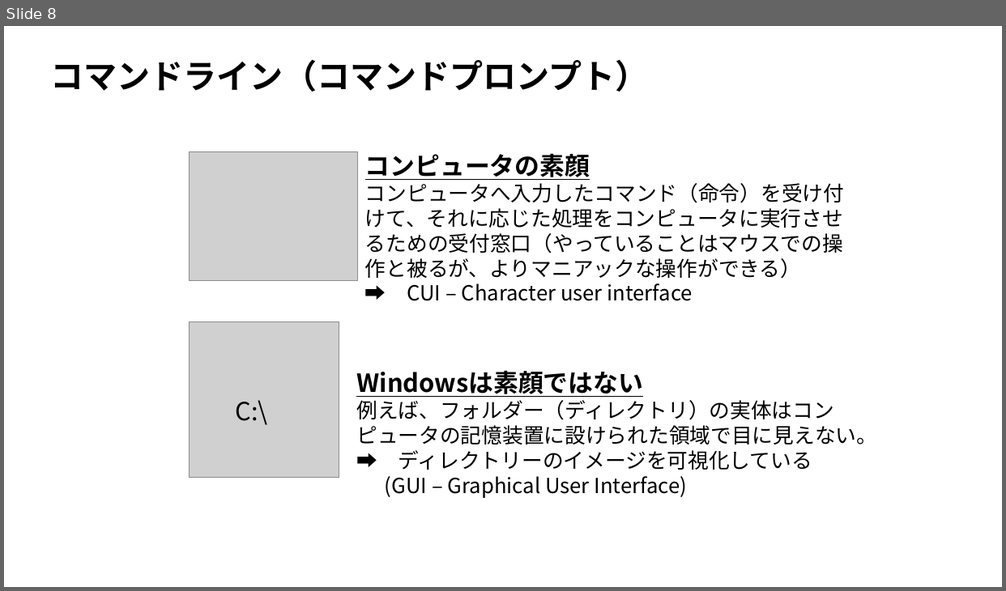
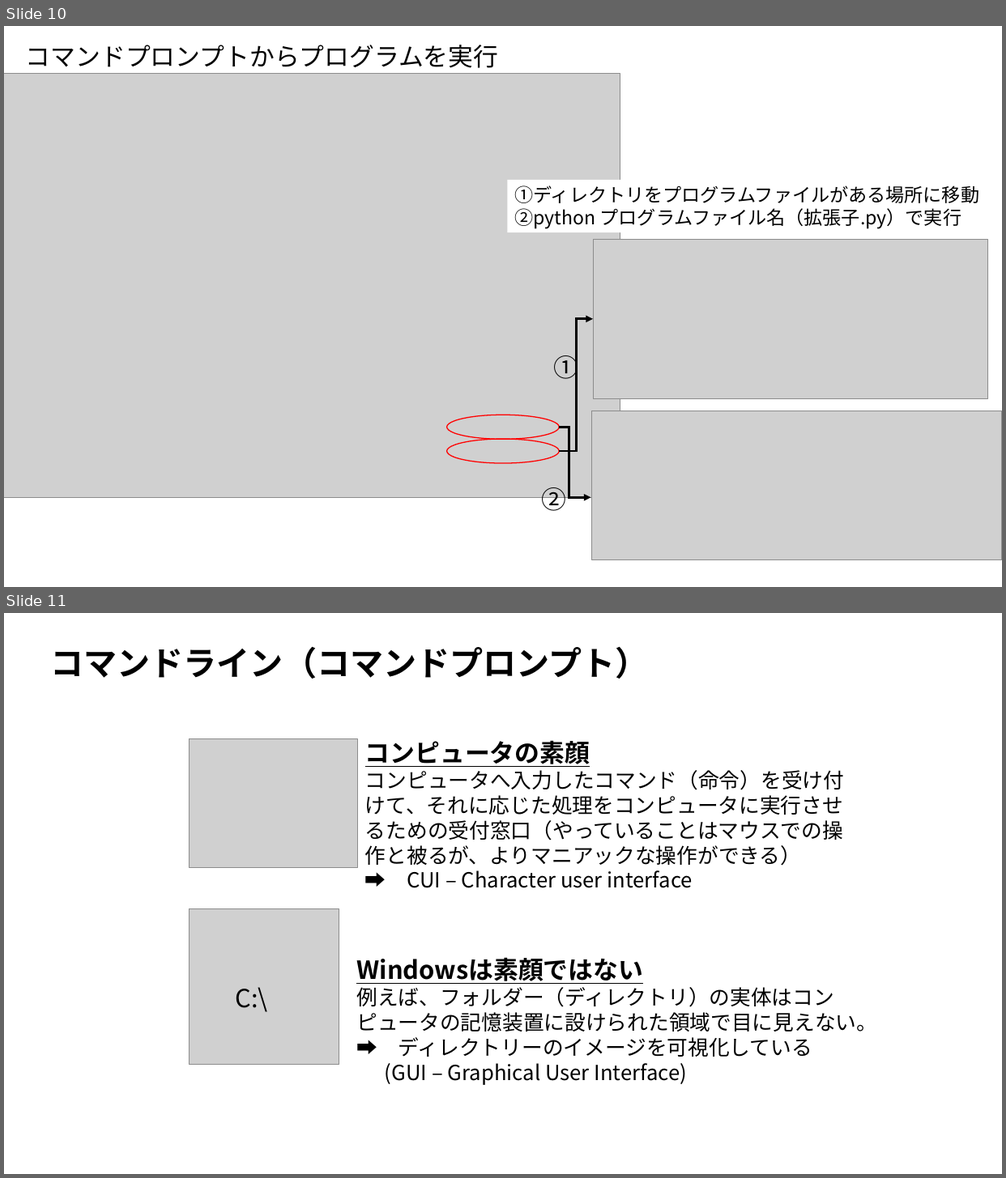
Before and after one commit to ueharaLab/bigdata2_system_and_python, a slide deck: bigdata2_system_and_python.pptx. Shown one above the other, each under a label of ours: slide 8 before the commit, slides 10 and 11 after it. The pictures are 1006x591 and 1006x1178 pixels, drawn with LibreOffice and Linux fonts; fonts in the diff are those of the drawing; grey boxes stand for pictures. Boxes give left, top, right and bottom in pixels: in the first picture for what was removed or moved away, otherwise in the second. Text is boxed around its words. In the diff, an @@ line names an element or a change of style, - is before the commit and + after.

```diff
--- a/bigdata2_system_and_python.pptx
+++ b/bigdata2_system_and_python.pptx
@@ slide 10 added at (4,26,1002,587), background #FFFFFF @@
@@ text added at (26,45,498,68), 24 pt, text #000000 @@
+コマンドプロンプトからプログラムを実行
@@ picture added at (4,73,620,497) @@
@@ text added at (514,186,979,228), 18 pt, text #000000 @@
+①ディレクトリをプログラムファイルがある場所に移動
+②python プログラムファイル名（拡張子.py）で実行
@@ picture added at (593,239,987,399) @@
@@ elbow arrow added from (560, 451) to (593, 319), #000000 2.25 pt @@
@@ text added at (554,352,579,384), 24 pt, text #000000 @@
+①
@@ picture added at (592,411,1002,560) @@
@@ ellipse added at (447,416,560,440), outline #FF0000 1 pt @@
@@ elbow arrow added from (560, 427) to (591, 497), #000000 2.25 pt @@
@@ ellipse added at (447,439,560,464), outline #FF0000 1 pt @@
@@ text added at (542,488,567,516), 24 pt, text #000000 @@
+②
@@ what was slide 8 is now slide 11 @@
```
Also in this commit, not shown: 6 slides changed, 9 other slides added, 5 slides removed, 2 other files.
